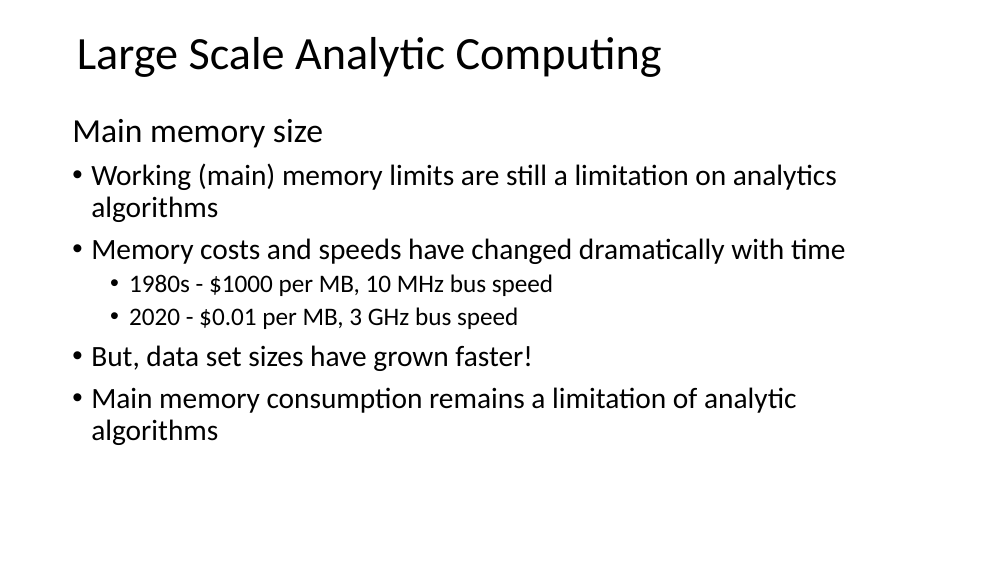
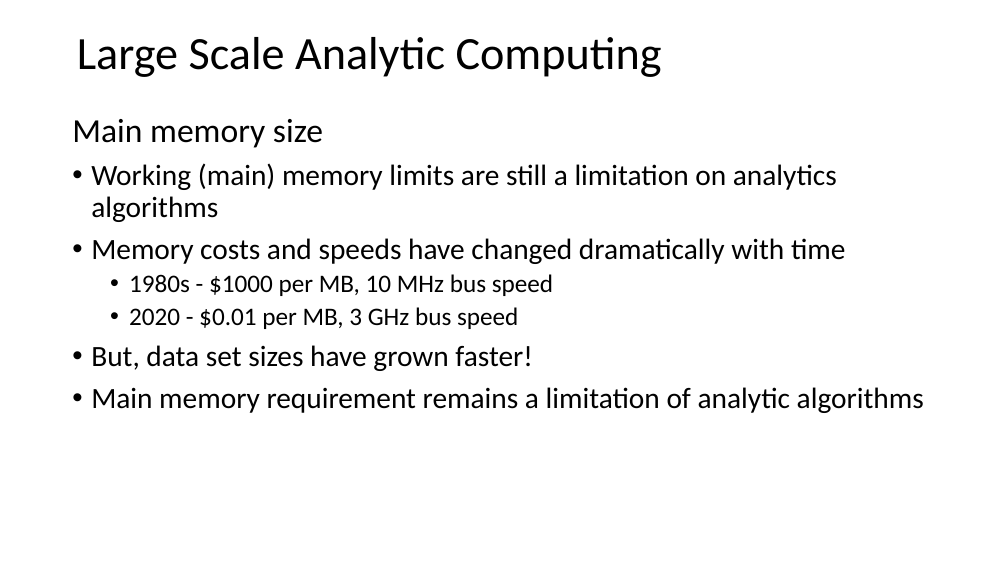
Before and after one commit to StephenElston/CSCI-E-108, a slide deck: slide 8 of slides/2_BigDataComputing.pptx (slide 12 before the commit). Drawn at 1008x567 pixels with LibreOffice and Linux fonts; fonts in the diff are those of the drawing. Boxes give left, top, right and bottom in pixels: in the first picture for what was removed or moved away, otherwise in the second. Text is boxed around its words. In the diff, an @@ line names an element or a change of style, - is before the commit and + after.

```diff
--- a/slides/2_BigDataComputing.pptx
+++ b/slides/2_BigDataComputing.pptx
@@ text at bbox=[91, 387, 924, 413]: text changed @@
-• Main memory consumption remains a limitation of analytic algorithms
+• Main memory requirement remains a limitation of analytic algorithms
```
Also in this commit, not shown: 5 other slides changed, 1 slide added, 1 other file.
